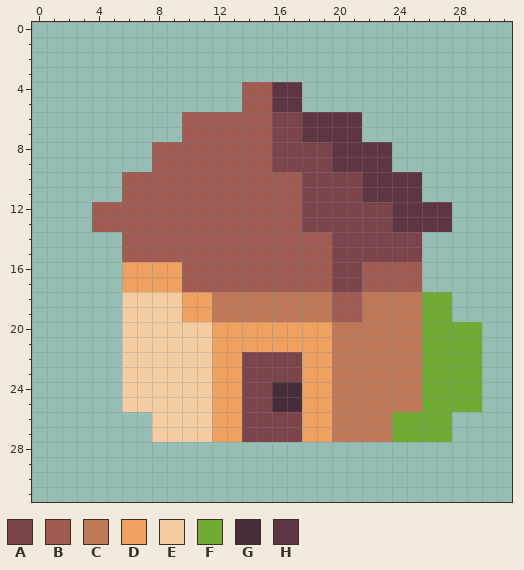
Two states of a pixel-art sprite, sprites/spr_house/layers/81bc1b4e-0c91-470e-8308-98e578150069/e36de8a9-18fc-4909-bba0-911ded1fd8dc.png. The first picture shows the starting point.
The file is 32x32 pixels.
Palette (. is transparent): A #7a444a  B #a05b53  C #bf7958  D #eea160  E #f4cca1  F #71aa34  G #472d3c  H #5e3643
Pixels before, first column x 4:
 4 ..........BBHH............
 5 ..........BBHH............
 6 ......BBBBBBAAHHHH........
 7 ......BBBBBBAAHHHH........
 8 ....BBBBBBBBAAAAHHHH......
 9 ....BBBBBBBBAAAAHHHH......
10 ..BBBBBBBBBBBBAAAAHHHH....
11 ..BBBBBBBBBBBBAAAAHHHH....
12 BBBBBBBBBBBBBBAAAAAAHHHH..
13 BBBBBBBBBBBBBBAAAAAAHHHH..
14 ..BBBBBBBBBBBBBBAAAAAA....
15 ..BBBBBBBBBBBBBBAAAAAA....
16 ..DDDDBBBBBBBBBBAABBBB....
17 ..DDDDBBBBBBBBBBAABBBB....
18 ..EEEEDDCCCCCCCCBBCCCCFF..
19 ..EEEEDDCCCCCCCCBBCCCCFF..
20 ..EEEEEEDDDDDDDDCCCCCCFFFF
21 ..EEEEEEDDDDDDDDCCCCCCFFFF
22 ..EEEEEEDDAAAADDCCCCCCFFFF
23 ..EEEEEEDDAAAADDCCCCCCFFFF
24 ..EEEEEEDDAAGGDDCCCCCCFFFF
25 ..EEEEEEDDAAGGDDCCCCCCFFFF
26 ....EEEEDDAAAADDCCCCFFFF..
27 ....EEEEDDAAAADDCCCCFFFF..
The same view after the edit:
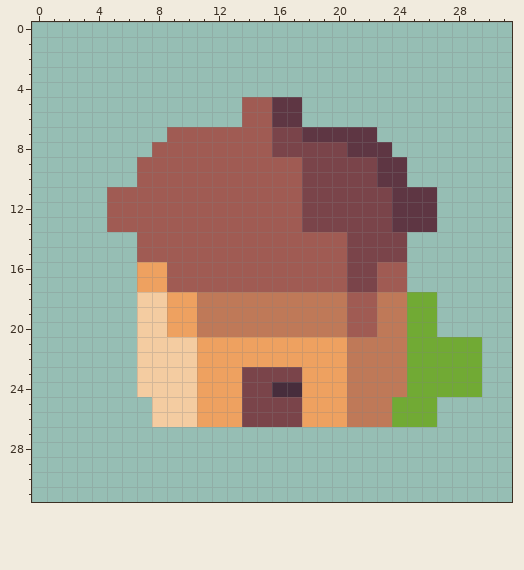
The exact change:
The author changed colour B to colour A in rows 16 to 17 at x 22.
The author changed colour G to colour A in row 25 at x 16 to 17.
The author changed colour H to colour A in row 8 at x 20; in row 9 at x 20 to 22; in row 10 at x 22; in row 11 at x 22 to 23.
Colour B now appears in row 7 at x 9; in row 9 at x 7; in row 11 at x 5.
The author changed colour A to colour B in row 9 at x 16 to 17; in rows 14 to 17 at x 20.
The author changed colour C to colour B in rows 18 to 19 at x 22; in row 20 at x 21 to 22.
The author changed colour D to colour B in rows 16 to 17 at x 9.
The author changed colour B to colour C in rows 18 to 19 at x 20.
The author changed colour D to colour C in rows 18 to 19 at x 11; in row 20 at x 12 to 19.
The author changed colour E to colour C in row 20 at x 11.
The author changed colour A to colour D in row 22 at x 14 to 17.
The author changed colour C to colour D in rows 21 to 26 at x 20.
The author changed colour E to colour D in rows 18 to 19 at x 9; in row 20 at x 9 to 10; in rows 21 to 26 at x 11.
The author changed colour C to colour F in rows 18 to 24 at x 25; in row 25 at x 24 to 25.
Colour H now appears in row 7 at x 22; in row 9 at x 24; in row 11 at x 26.
The author changed colour A to colour H in row 6 at x 16 to 17.
Colour A is removed in rows 14 to 15 at x 25; in row 27 at x 14 to 17.
Colour B is removed in row 4 at x 14 to 15; in row 6 at x 10 to 13; in row 10 at x 6; in rows 12 to 13 at x 4; in rows 14 to 15 at x 6; in rows 16 to 17 at x 25.
Colour C is removed in row 27 at x 20 to 23.
Colour D is removed in rows 16 to 17 at x 6; in row 27 at x 12 to 13 and 18 to 19.
Colour E is removed in rows 18 to 24 at x 6; in row 25 at x 6 to 7; in row 27 at x 8 to 11.
Colour F is removed in rows 18 to 19 at x 27; in row 20 at x 27 to 29; in row 25 at x 27 to 29; in row 26 at x 27; in row 27 at x 24 to 27.
Colour H is removed in row 4 at x 16 to 17; in row 6 at x 18 to 21; in row 10 at x 25; in rows 12 to 13 at x 27.
Pixel boxes of the changes (left, top, right, bottom) in both pictures:
changed: (92, 82, 482, 442)
